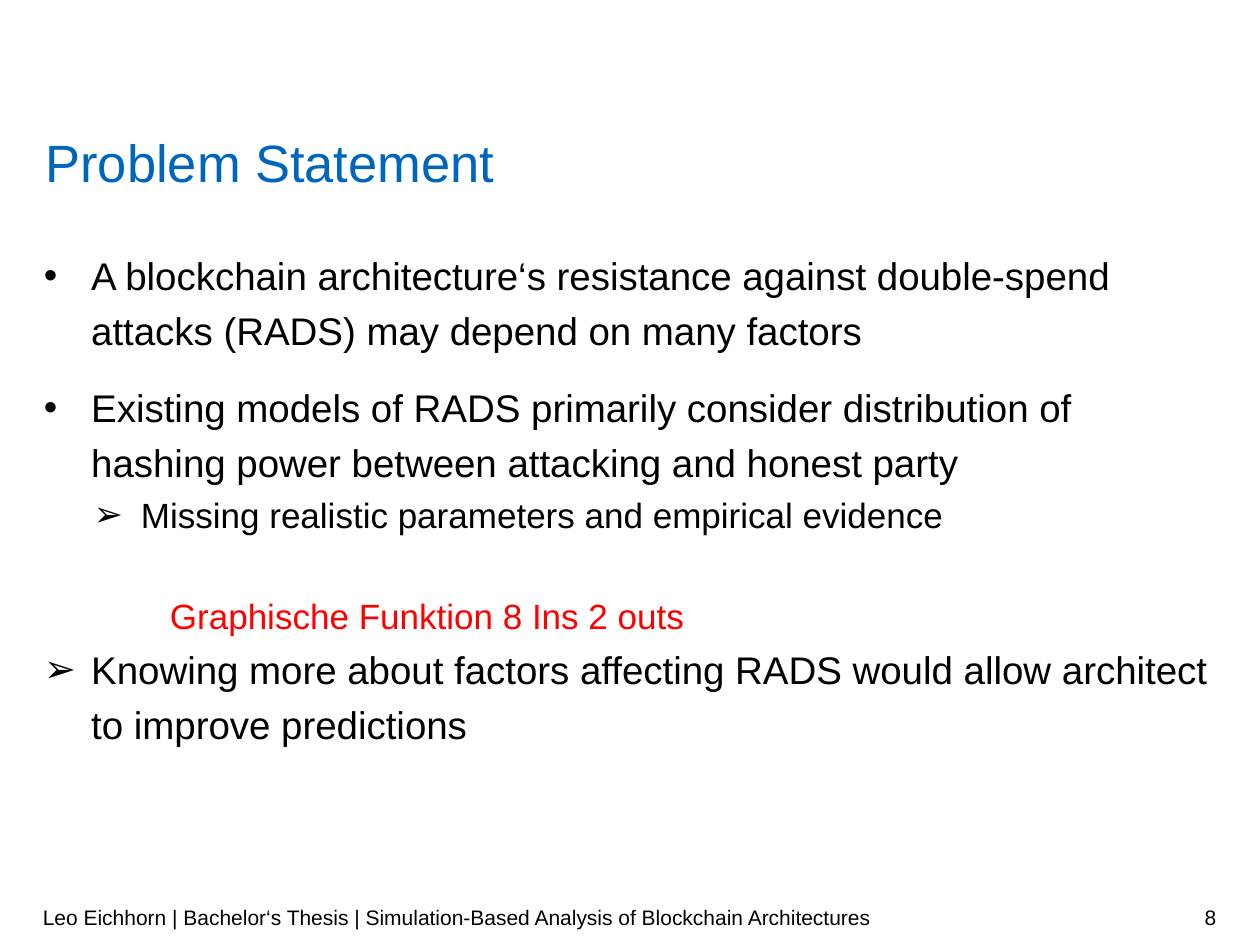
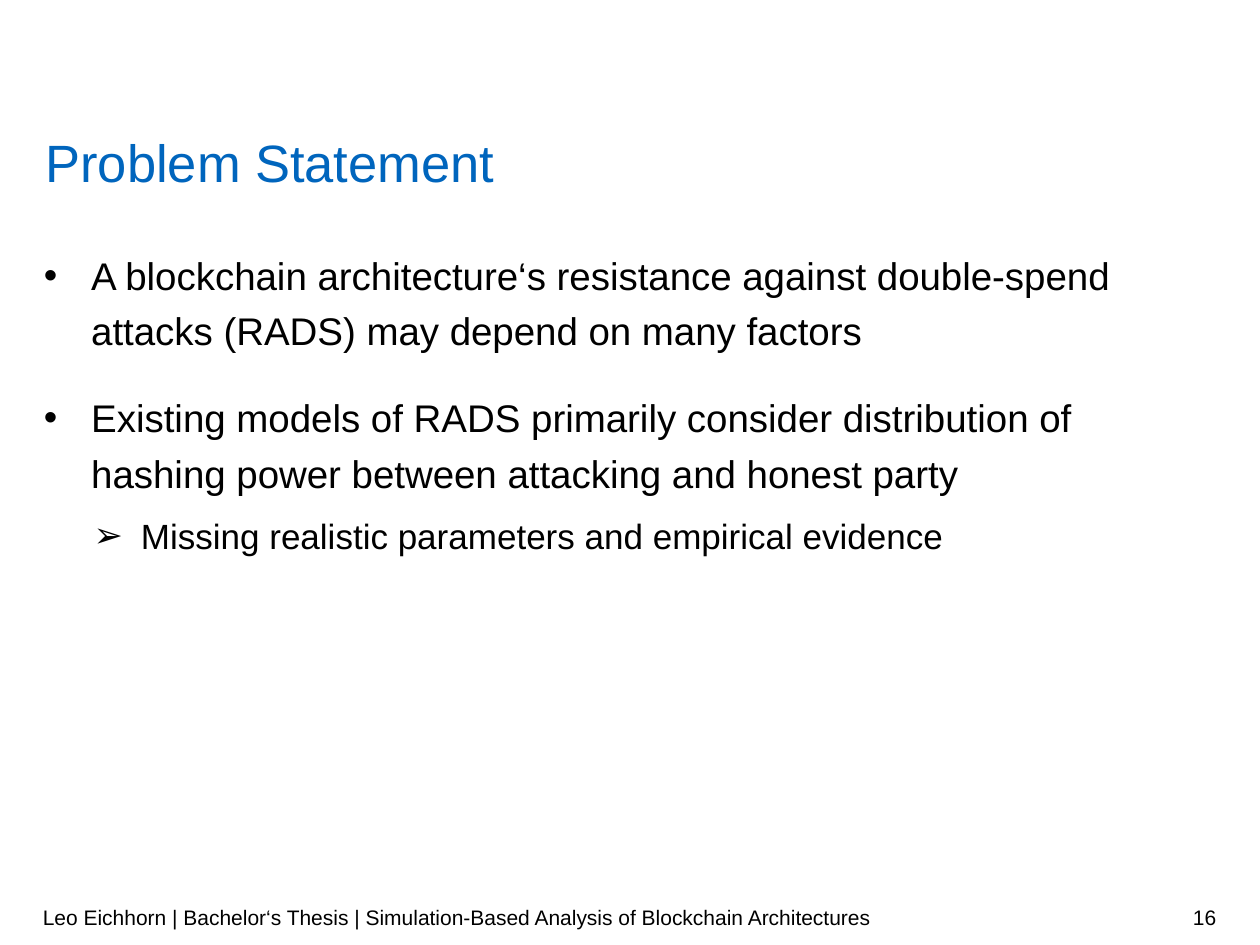
Before and after one commit to LeoEichhorn/Blockchain, a slide deck: slide 16 of Presentation/Blockchain.pptx (slide 8 before the commit). Drawn at 1260x945 pixels with LibreOffice and Linux fonts; fonts in the diff are those of the drawing; background and template pictures are left out. Boxes give left, top, right and bottom in pixels: in the first picture for what was removed or moved away, otherwise in the second. Text is boxed around its words. In the diff, an @@ line names an element or a change of style, - is before the commit and + after.

```diff
--- a/Presentation/Blockchain.pptx
+++ b/Presentation/Blockchain.pptx
@@ text at [91, 262, 1110, 495]: more space between paragraphs @@
@@ text at [91, 603, 1207, 747]: paragraphs removed @@
-    Graphische Funktion 8 Ins 2 outs
-➢ Knowing more about factors affecting RADS would allow architect to improve predictions
@@ page number at [1193, 910, 1216, 926]: text changed @@
-8
+16
```
Also in this commit, not shown: 8 other slides changed, 27 slides added, 34 other files.
